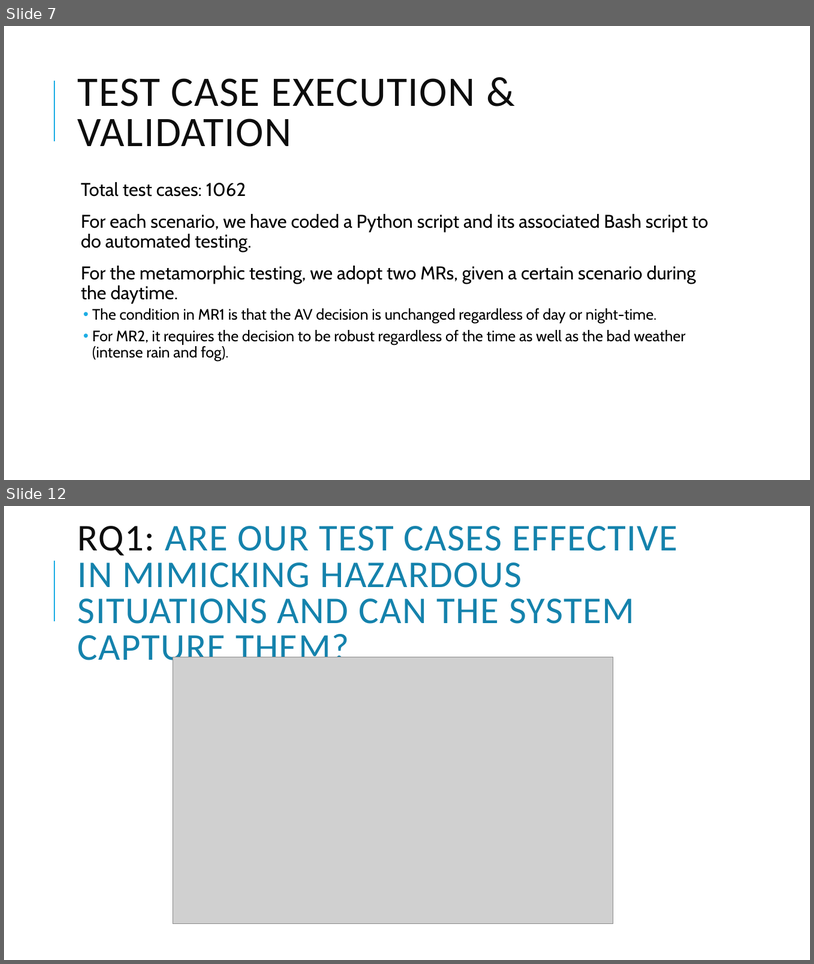
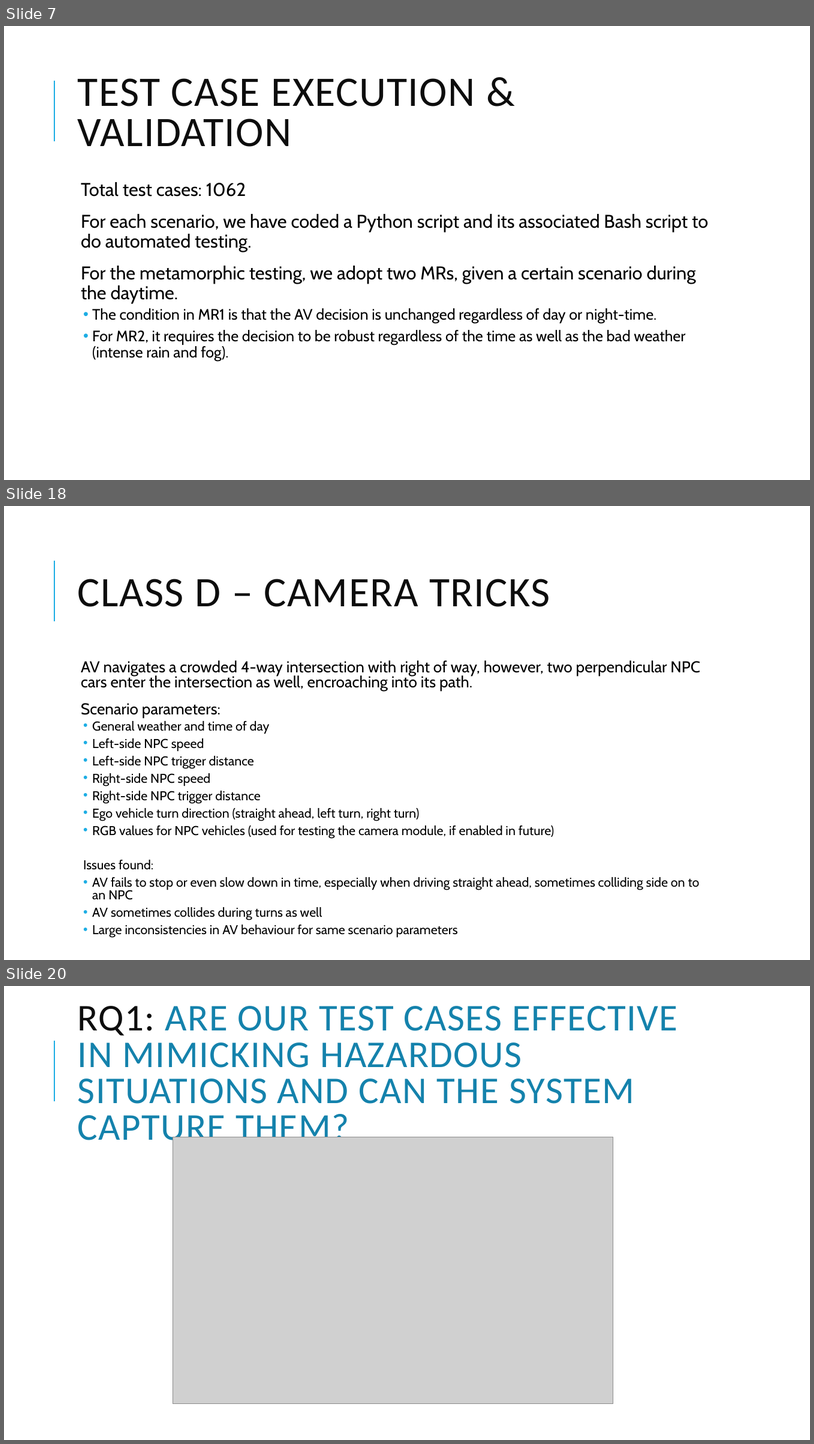
Before and after one commit to Swinburne-AV-Challenge-2021/Deliverable2, a slide deck: presentation/AVTest-Swinburne.pptx. Shown one above the other, each under a label of ours: slides 7 and 12 before the commit, slides 7, 18 and 20 after it; the slides between them are not shown. The pictures are 814x964 and 814x1444 pixels, drawn with LibreOffice and Linux fonts; fonts in the diff are those of the drawing; grey boxes stand for pictures; background and template pictures are left out. Boxes give left, top, right and bottom in pixels: in the first picture for what was removed or moved away, otherwise in the second. Text is boxed around its words. In the diff, an @@ line names an element or a change of style, - is before the commit and + after.

```diff
--- a/presentation/AVTest-Swinburne.pptx
+++ b/presentation/AVTest-Swinburne.pptx
@@ slide 18 added at bbox=[4, 506, 810, 960], background #FFFFFF; not listed: 1 template element that a slide beside it also shows @@
@@ title added at bbox=[78, 579, 551, 607], 50 pt, text #0D0D0D @@
+CLASS D – CAMERA TRICKS
@@ text added at bbox=[81, 660, 701, 937], 15.3 pt, text #000000 @@
+  AV navigates a crowded 4-way intersection with right of way, however, two perpendicular NPC cars enter the intersection as well, encroaching into its path.
+  Scenario parameters:
+  • General weather and time of day
+  • Left-side NPC speed
+  • Left-side NPC trigger distance
+  • Right-side NPC speed
+  • Right-side NPC trigger distance
+  • Ego vehicle turn direction (straight ahead, left turn, right turn)
+  • RGB values for NPC vehicles (used for testing the camera module, if enabled in future)
+  Issues found:
+  • AV fails to stop or even slow down in time, especially when driving straight ahead, sometimes colliding side on to an NPC
+  • AV sometimes collides during turns as well
+  • Large inconsistencies in AV behaviour for same scenario parameters
@@ what was slide 12 is now slide 20 @@
```
Also in this commit, not shown: 8 slides changed, 7 other slides added.
